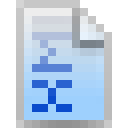
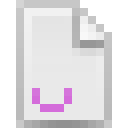
Two versions of the same layered image (w=128, h=128). Layer-by-layer changes:
painted on "Layer 0 copy" over [24, 8, 104, 104]
added group "h/m" with 4 layers in group "Group 1" over [24, 8, 104, 120]
added layer "c" (80%) in group "h/m" over [32, 88, 72, 112]
added layer "color" (2nd of 3, in "Group 1" › "h/m") in group "h/m" over [24, 8, 104, 120]
hid group "HTML/XML" (3 layers) over [24, 8, 104, 120]
painted on "xml" over [32, 8, 72, 112]
painted on "Layer 5 copy 2" over [24, 8, 104, 120]
